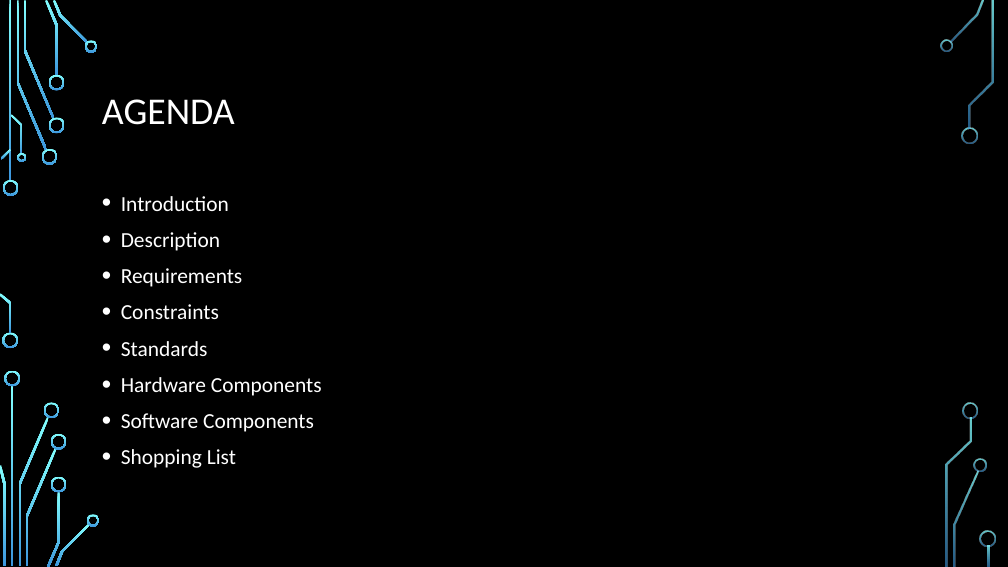
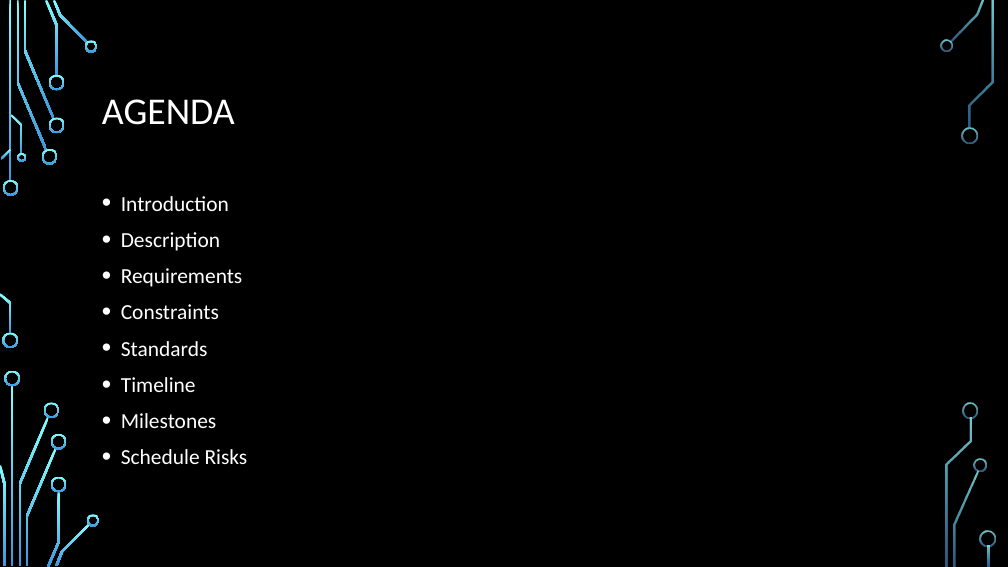
Before and after one commit to dontaylor6000/Group27_Tracker, a slide deck: slide 2 of Documentation/PDRFinal.pptx. Drawn at 1008x567 pixels with LibreOffice and Linux fonts; fonts in the diff are those of the drawing; background and template pictures are left out. Boxes give left, top, right and bottom in pixels: in the first picture for what was removed or moved away, otherwise in the second. Text is boxed around its words. In the diff, an @@ line names an element or a change of style, - is before the commit and + after.

```diff
--- a/Documentation/PDRFinal.pptx
+++ b/Documentation/PDRFinal.pptx
@@ text at [121,377,248,464]: text changed @@
-• Hardware Components
-• Software Components
-• Shopping List
+• Timeline
+• Milestones
+• Schedule Risks
```
Also in this commit, not shown: 1 other slide changed, 1 slide added.
